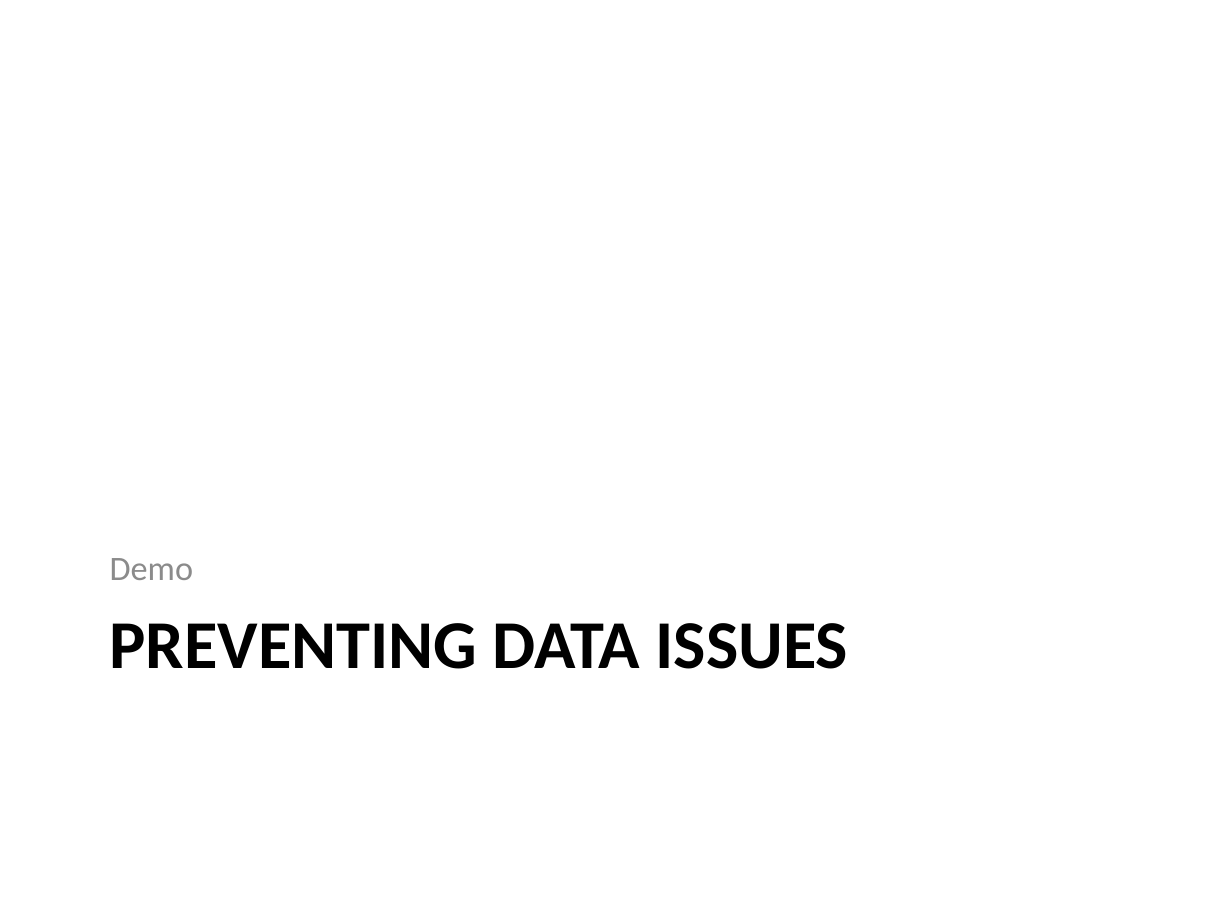
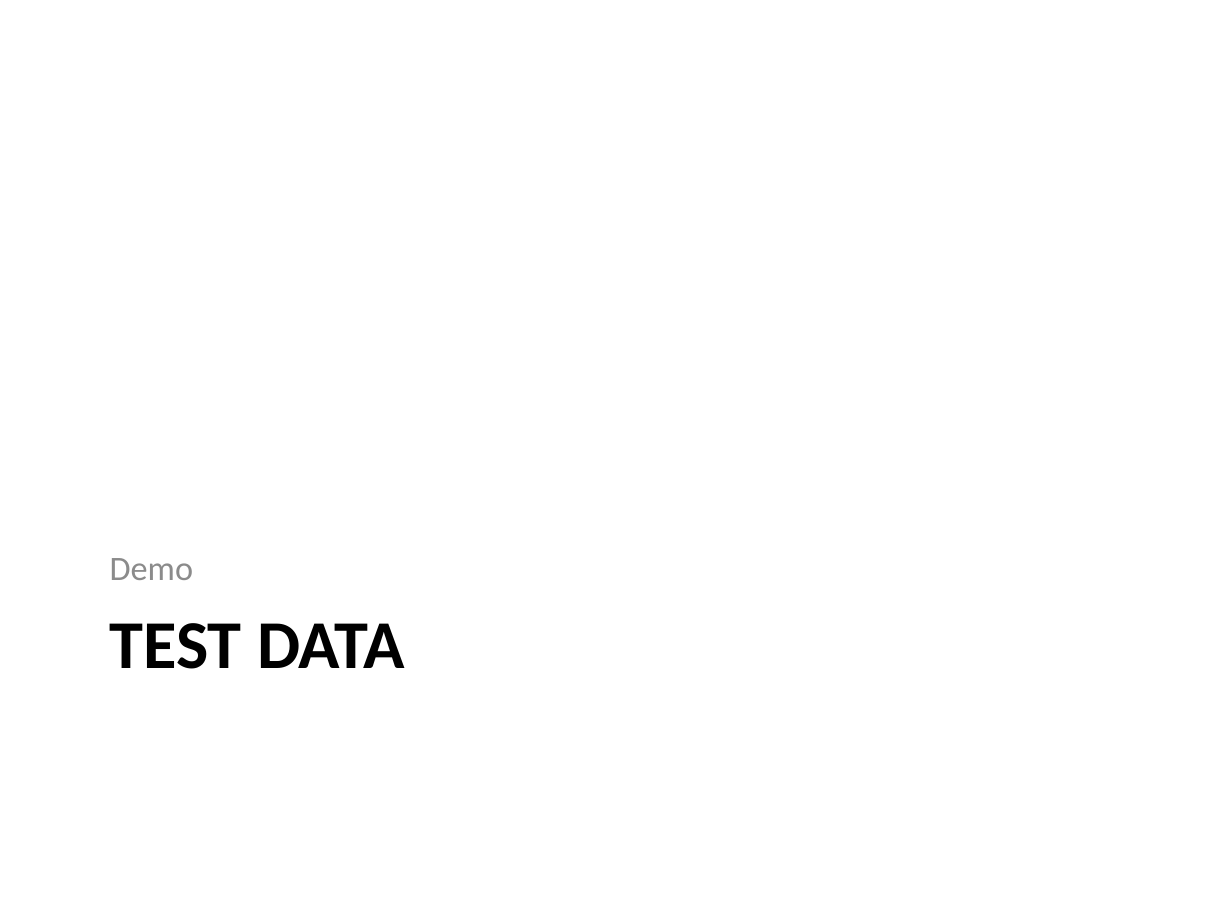
Before and after one commit to way0utwest/UnitTestingTSQL, a slide deck: slide 13 of UnitTestingTSQL.pptx (slide 23 before the commit). Drawn at 1232x924 pixels with LibreOffice and Linux fonts; fonts in the diff are those of the drawing. Boxes give left, top, right and bottom in pixels: in the first picture for what was removed or moved away, otherwise in the second. Text is boxed around its words. In the diff, an @@ line names an element or a change of style, - is before the commit and + after.

```diff
--- a/UnitTestingTSQL.pptx
+++ b/UnitTestingTSQL.pptx
@@ title at (x1=110, y1=623, x2=404, y2=669): text changed @@
-PREVENTING DATA ISSUES
+TEST DATA
```
Also in this commit, not shown: 6 other slides changed, 2 slides added, 6 slides removed, 10 other files.
